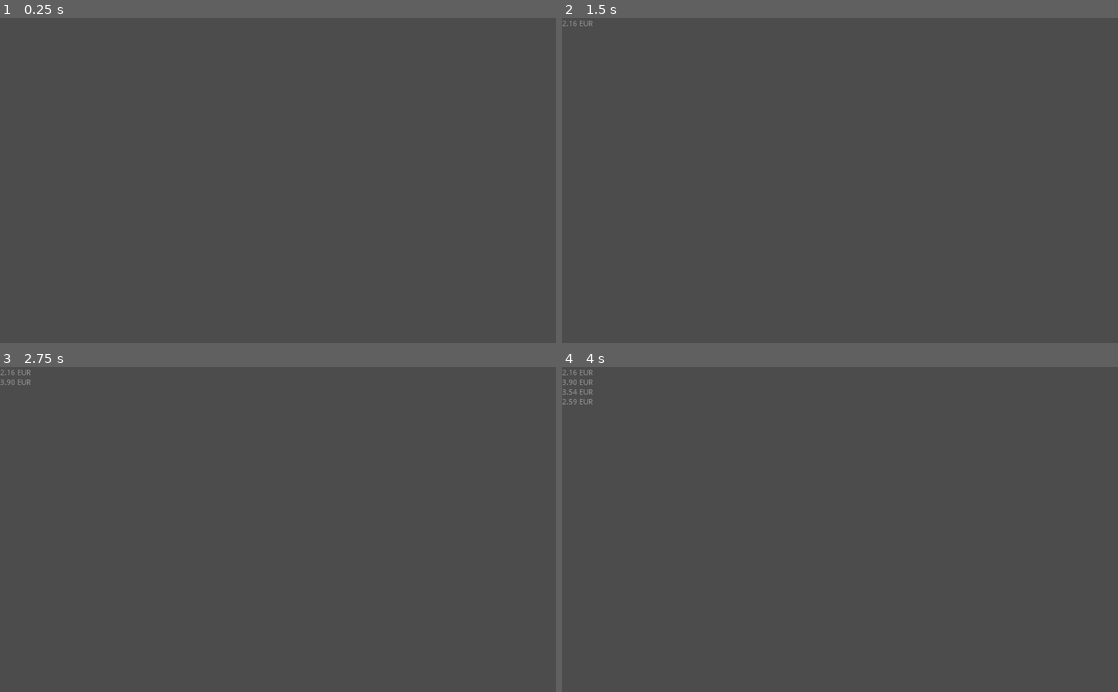
Above: before the commit, frames 1-4 (two rows, left to right).
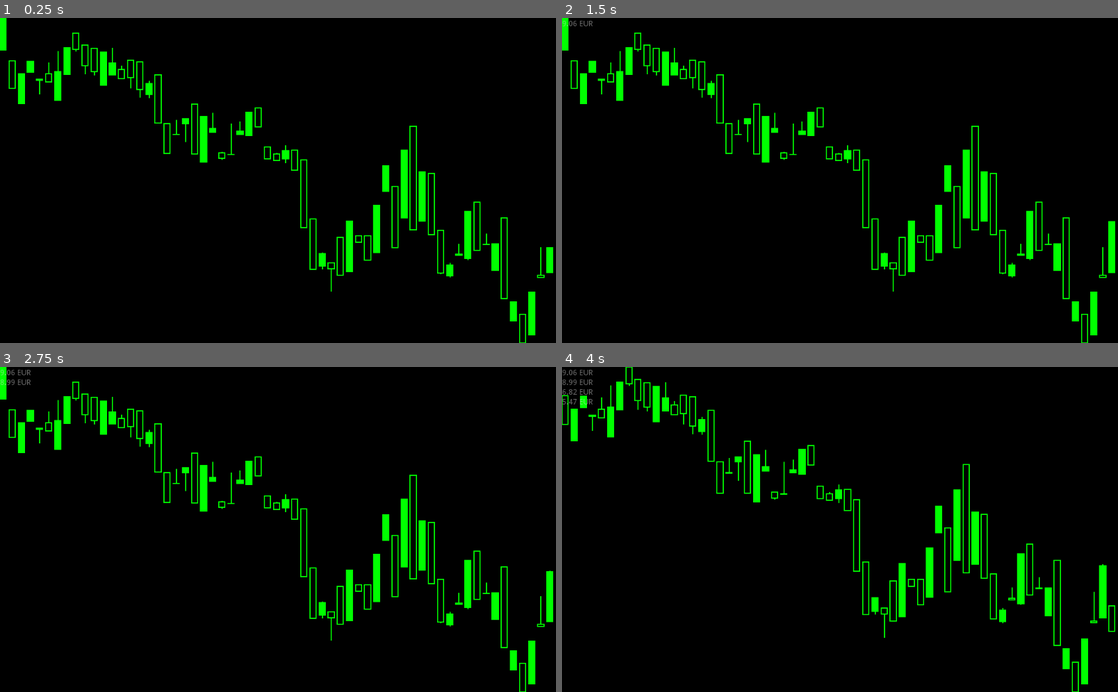
Above: after the commit, the same moments.

Repository: leopnt/hold-my-trade
Game: Godot game, scene res://scenes/Main.tscn
Two runs of this game, one before a commit and one after it. Both use one fixed random seed, a clock stepped at 60 frames per second and the inputs below.
Inputs:
- Up to frame 1 (0.25 s): no input
- Up to frame 2 (1.5 s): tap Enter at 0.5 s; tap Space at 1.25 s
- Up to frame 3 (2.75 s): tap Enter at 2 s
- Up to frame 4 (4 s): tap Space at 2.75 s; tap Enter at 3.5 s

The runs differ from the first frame. In frame 1, 100% of the frame differs, in the area x 0-100%, y 0-100%; in frame 2, 100%; in frame 3, 100%; in frame 4, 100%.

Commit message:
add asset's candle chart

Diff:
--- a/project.godot
+++ b/project.godot
@@ -31,4 +31,5 @@
 quality/driver/driver_name="GLES2"
 vram_compression/import_etc=true
 vram_compression/import_etc2=false
+environment/default_clear_color=Color( 0, 0, 0, 1 )
 environment/default_environment="res://default_env.tres"
--- a/scenes/Asset.tscn
+++ b/scenes/Asset.tscn
@@ -2,5 +2,7 @@
 
 [ext_resource path="res://src/asset.gd" type="Script" id=1]
 
-[node name="Asset" type="Node"]
+[node name="Asset" type="Control"]
+anchor_right = 1.0
+anchor_bottom = 1.0
 script = ExtResource( 1 )
--- a/scenes/Main.tscn
+++ b/scenes/Main.tscn
@@ -13,9 +13,11 @@
 
 [node name="CanvasLayer" type="CanvasLayer" parent="."]
 
+[node name="BeerPrice" parent="CanvasLayer" instance=ExtResource( 3 )]
+rect_scale = Vector2( 1, -1 )
+rect_pivot_offset = Vector2( 0, 300 )
+
 [node name="DebugUI" parent="CanvasLayer" instance=ExtResource( 1 )]
-
-[node name="BeerPrice" parent="." instance=ExtResource( 3 )]
 
 [node name="PriceTicker" type="Timer" parent="."]
 autostart = true
--- a/src/asset.gd
+++ b/src/asset.gd
@@ -1,15 +1,126 @@
-extends Node
+extends Control
 
 var _price_history = []
 
+const INITIAL_PRICE = 2.00
+
+var _price_stack = []
+const _stack_size: int = 4
+
+const time_window: int = 240
+
 const MIN_PRICE: float = 2.00
-const MAX_PRICE: float = 6.00
+const MAX_PRICE: float = 20.00
+
+onready var rng = RandomNumberGenerator.new()
 
 func _ready():
-    _price_history.push_back((MIN_PRICE + MAX_PRICE) / 2) # start at the middle
+    _price_stack.push_back(rand_range(MIN_PRICE + 1, MAX_PRICE))
+
+    for _i in range(time_window):
+        self.tick()
 
 func curr_price() -> float:
-    return _price_history[-1]
+    return _price_stack[-1]
+
+func _draw():
+    var candle_list = _get_candle_list()
+
+    for i in range(0, candle_list.size()):
+        var candle = candle_list[i]
+        _draw_candle(i, candle, _price_history.min(), _price_history.max())
+
+func _get_candle_list():
+    var candle_list = []
+    for i in range(_price_history.size() - time_window, _price_history.size(), _stack_size):
+        var candle = _price_history.slice(i, i + _stack_size - 1)
+        candle_list.push_back(candle)
+
+    var last_candle = _price_stack
+    candle_list.push_back(last_candle)
+
+    return candle_list
+
+func _draw_candle(idx: int, candle: Array, min_hist: float, max_hist: float):
+    var gap_ratio = 1.5
+    var candle_width = rect_size.x / gap_ratio / ((time_window /float(_stack_size)) + 1)
+
+    var little_candle_width = 2.0
+    var x = idx * candle_width * gap_ratio
+
+    var candle_dyn_height = rect_size.y / (max_hist - min_hist)
+
+    var open_price = candle[0]
+    var close_price = candle[-1]
+
+    var height = close_price - open_price
+
+    var color = Color.green
+    if height < 0:
+        color = Color.black
+
+    var min_price = candle.min()
+    var max_price = candle.max()
+
+    var min_max_height = max_price - min_price
+
+    var min_offset = (min_hist * candle_dyn_height)
+
+    # little candle
+    draw_rect(Rect2(
+        x + 0.45 * candle_width,
+        -min_offset + min_price * candle_dyn_height,
+        little_candle_width,
+        min_max_height * candle_dyn_height
+        ), Color.green, true)
+
+    # big candle
+    draw_rect(Rect2(
+        x,
+        -min_offset + open_price * candle_dyn_height,
+        candle_width,
+        height * candle_dyn_height
+        ), color, true)
+
+    draw_rect(Rect2(
+        x,
+        -min_offset + open_price * candle_dyn_height,
+        candle_width,
+        height * candle_dyn_height
+        ), Color.green, false, 2.0)
+
+func get_price_force() -> float:
+    # apply high force to keep price above 2 and apply
+    # smaller force to keep below 20
+    var x = curr_price()
+    var y = (1 / (x - MIN_PRICE)) - (0.001 * pow(x - 4, 3))
+
+    return y
 
 func tick():
-    _price_history.push_back(rand_range(MIN_PRICE, MAX_PRICE))
+    var mean = 0.01 * get_price_force()
+    var new_price = curr_price() + rng.randfn(mean, 1)
+    while new_price < MIN_PRICE:
+        new_price = curr_price() + rng.randfn(mean, 1)
+
+    _price_stack.push_back(new_price)
+
+    var is_price_stack_full = _price_stack.size() > _stack_size
+    if is_price_stack_full:
+        _dump_stack_to_history()
+
+        var is_time_window_full = _price_history.size() > time_window
+        if is_time_window_full:
+            _clear_old()
+
+func _dump_stack_to_history():
+    for _i in range(_price_stack.size() - 1):
+        var price = _price_stack.pop_front()
+        _price_history.push_back(price)
+
+func _clear_old():
+    for _i in range(_price_history.size() - time_window):
+        _price_history.pop_front()
+
+func price_history() -> Array:
+    return _price_history
--- a/src/main.gd
+++ b/src/main.gd
@@ -1,9 +1,12 @@
 extends Node2D
+
+onready var beer_price = get_node("CanvasLayer/BeerPrice")
 
 func _ready():
     DebugUI.link_scene($CanvasLayer/DebugUI)
-
+    beer_price.tick()
 
 func _on_PriceTicker_timeout():
-    $BeerPrice.tick()
-    DebugUI.logln("%2.2f EUR" % $BeerPrice.curr_price())
+    beer_price.tick()
+    beer_price.update()
+    DebugUI.logln("%2.2f EUR" % beer_price.curr_price())
